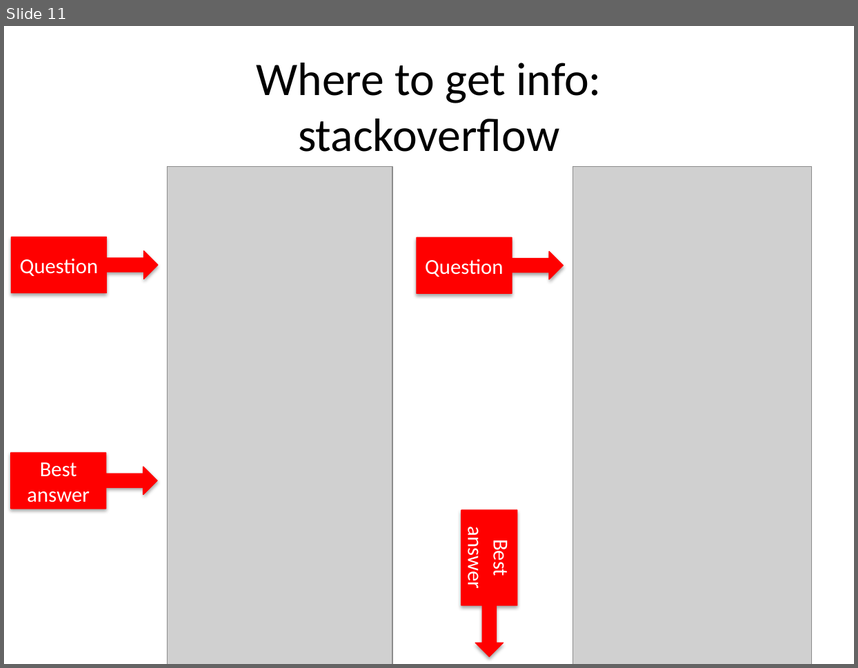
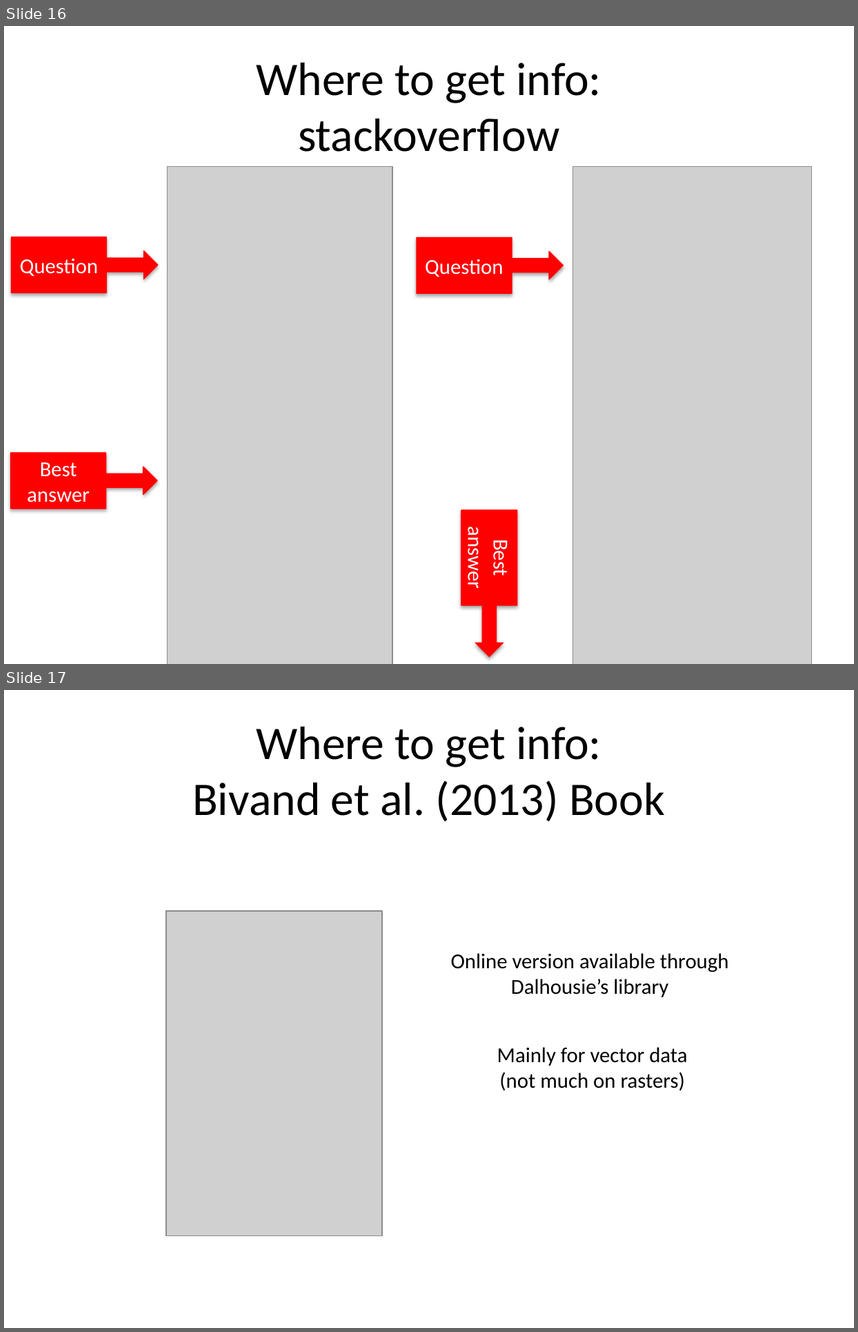
Before and after one commit to MarieAugerMethe/GISinR, a slide deck: Lectures/Lecture1.pptx. Shown one above the other, each under a label of ours: slide 11 before the commit, slides 16 and 17 after it. The pictures are 858x668 and 858x1332 pixels, drawn with LibreOffice and Linux fonts; fonts in the diff are those of the drawing; grey boxes stand for pictures. Boxes give left, top, right and bottom in pixels: in the first picture for what was removed or moved away, otherwise in the second. Text is boxed around its words. In the diff, an @@ line names an element or a change of style, - is before the commit and + after.

```diff
--- a/Lectures/Lecture1.pptx
+++ b/Lectures/Lecture1.pptx
@@ slide 17 added at box(4, 690, 854, 1328), background #FFFFFF @@
@@ title added at box(192, 727, 665, 822), 39.6 pt, text #000000 @@
+Where to get info:
+Bivand et al. (2013) Book
@@ picture added at box(166, 911, 382, 1236) @@
@@ text added at box(451, 953, 729, 997), 18 pt, text #000000 @@
+Online version available through
+Dalhousie’s library
@@ text added at box(497, 1047, 687, 1090), 18 pt, text #000000 @@
+Mainly for vector data
+(not much on rasters)
@@ what was slide 11 is now slide 16 @@
```
Also in this commit, not shown: 4 other slides added.
